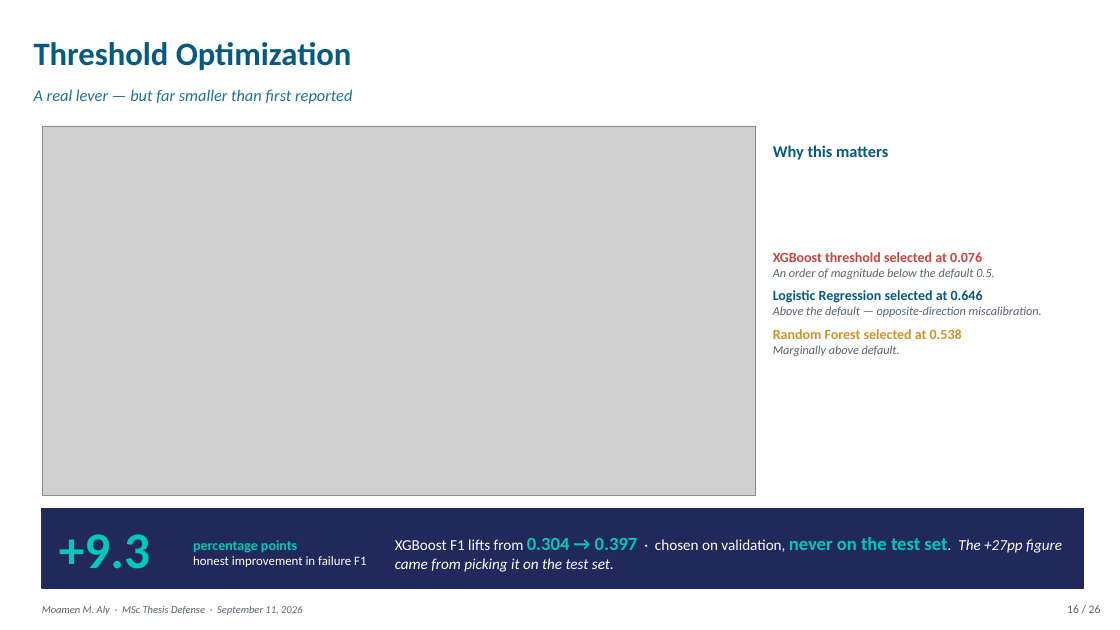
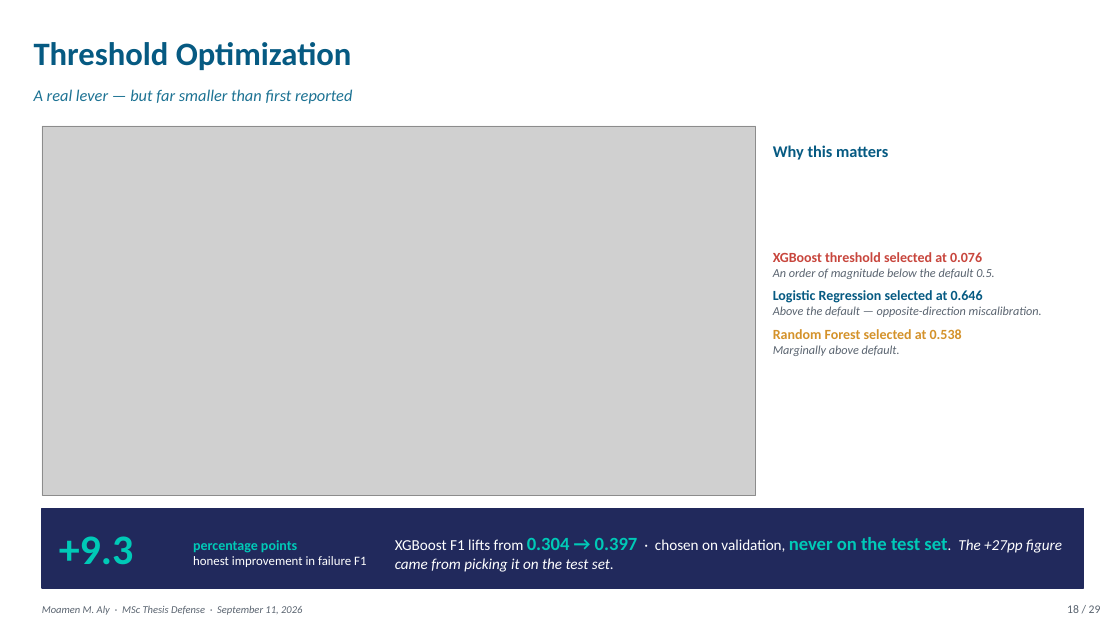
Before and after one commit to moamen-kit/ci-cd-prediction-master-degree, a slide deck: slide 18 of defence/2_Defense_Presentation.pptx (slide 16 before the commit). Drawn at 1120x630 pixels with LibreOffice and Linux fonts; fonts in the diff are those of the drawing; grey boxes stand for pictures. Boxes give left, top, right and bottom in pixels: in the first picture for what was removed or moved away, otherwise in the second. Text is boxed around its words. In the diff, an @@ line names an element or a change of style, - is before the commit and + after.

```diff
--- a/defence/2_Defense_Presentation.pptx
+++ b/defence/2_Defense_Presentation.pptx
@@ text "+9.3" at (59,536,134,565): size 44 to 36 pt @@
@@ text at (1067,605,1101,613): text changed @@
-16 / 26
+18 / 29
```
Also in this commit, not shown: 20 other slides changed, 3 slides added, 5 other files.
